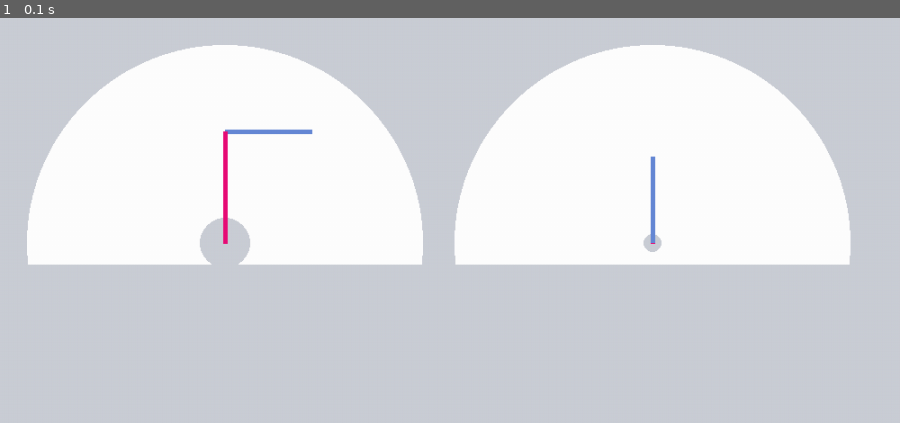
Above: before the commit, frame 1.
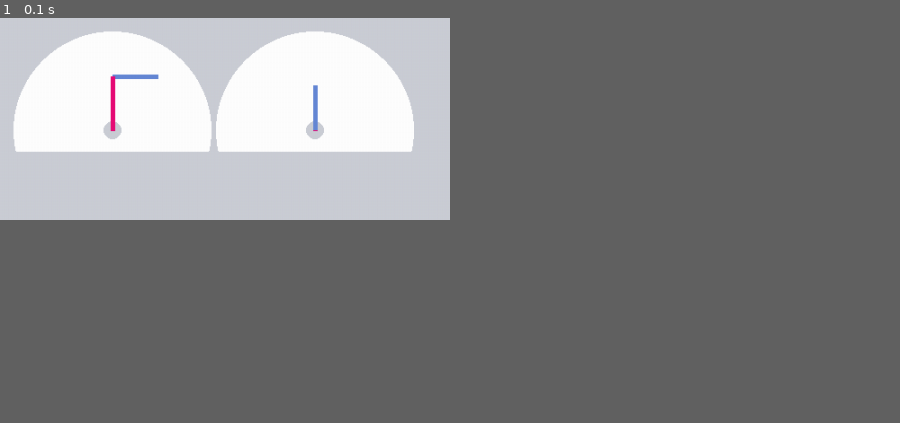
Above: after the commit, the same moment.

Repository: abackes19/ink
Game: pygame game, started from pygame-ik4.py
Two runs of this game, one before a commit and one after it. Both use one fixed random seed, a clock stepped at 60 frames per second and the inputs below.
Inputs:
- Up to frame 1 (0.1 s): no input
In our replay, the window is 900x405 before the commit and 450x202 after it. These sizes can differ from the game's own. Grey fills any space a smaller window leaves; there, only what the larger window draws over its background counts as a difference.

The runs differ from the first frame. In frame 1, 64% of the frame differs, in the area x 0-100%, y 0-100%.

Commit message:
seeing what happens if you change the lengths

Diff:
--- a/pygame-ik4.py
+++ b/pygame-ik4.py
@@ -18,19 +18,19 @@
 blue = (102, 136, 214); pink = (232, 13, 119)
 grey = (203, 206, 214)
 
-display_width = 1000
-display_height = 450
+display_width = 500
+display_height = 225
 screen = pygame.display.set_mode((display_width,display_height))
 screen.fill(white)
 clock = pygame.time.Clock()
 
 step = 2
-originx = 250
-originy = 250
-d_one = 124 # the distance from shoulder to elbow
-d_two = 96 # distance from elbow to wrist
-toriginz = 725
-toriginw = 250
+originx = 125
+originy = 125
+d_one = 60 # the distance from shoulder to elbow
+d_two = 50 # distance from elbow to wrist
+toriginz = 350
+toriginw = 125
 
 xm, ym = d_two, d_one
 x, y = d_two, d_one
